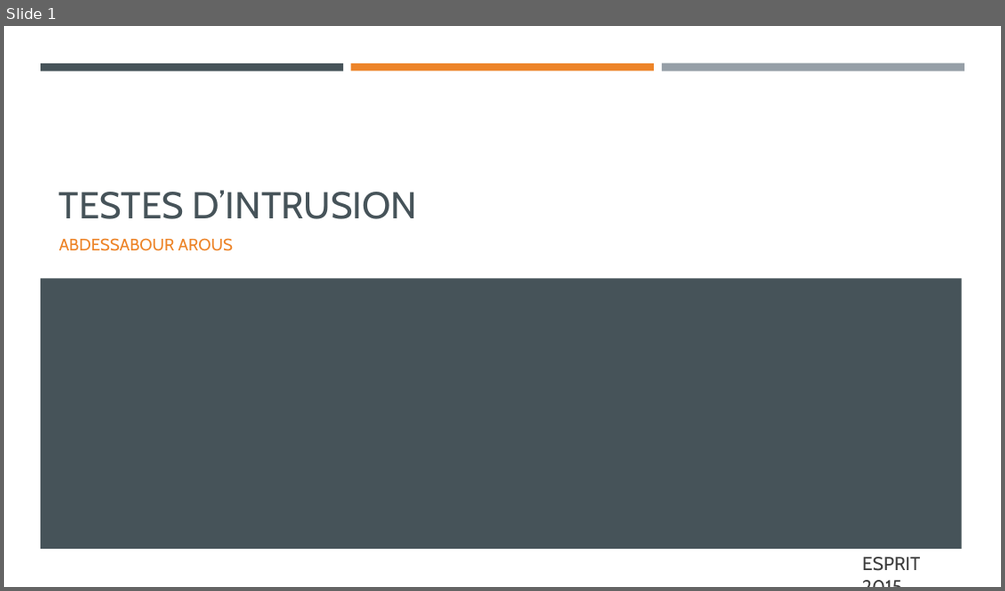
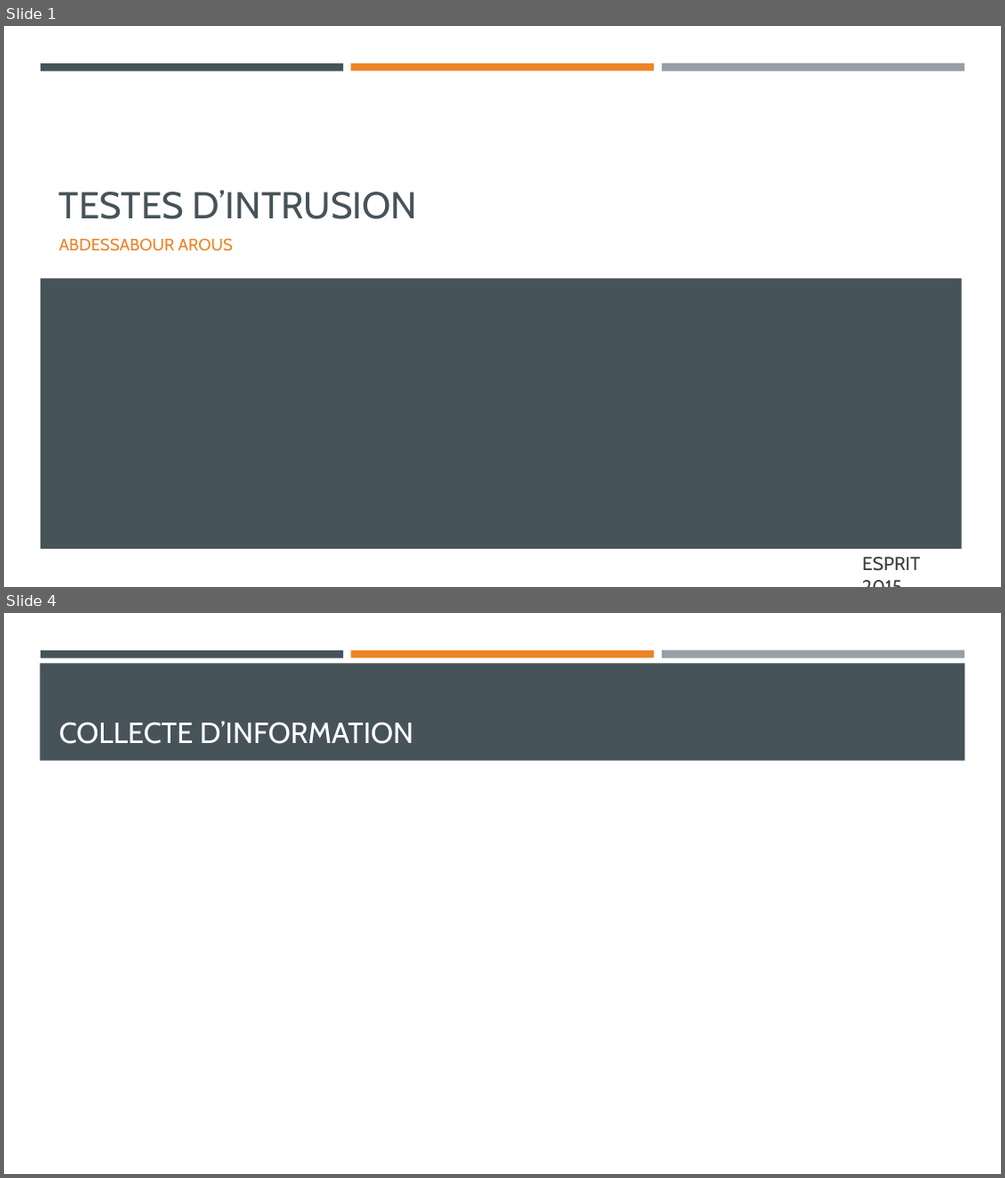
Before and after one commit to fksontini/NetworkSecurityClass, a slide deck: ESPRIT-4CINFO1-Mai-Juin-2015/Diapositives/7. Testes d'Intrusion.pptx. Shown one above the other, each under a label of ours: slide 1 before the commit, slides 1 and 4 after it; the slides between them are not shown. The pictures are 1005x591 and 1005x1178 pixels, drawn with LibreOffice and Linux fonts; fonts in the diff are those of the drawing. Boxes give left, top, right and bottom in pixels: in the first picture for what was removed or moved away, otherwise in the second. Text is boxed around its words. In the diff, an @@ line names an element or a change of style, - is before the commit and + after.

```diff
--- a/ESPRIT-4CINFO1-Mai-Juin-2015/Diapositives/7. Testes d'Intrusion.pptx
+++ b/ESPRIT-4CINFO1-Mai-Juin-2015/Diapositives/7. Testes d'Intrusion.pptx
@@ slide 4 added at (4,613,1001,1174), background #FFFFFF; not listed: 3 template elements that a slide beside it also shows @@
@@ rectangle added at (40,663,965,761), fill #465359 @@
@@ title added at (59,721,413,744), 28 pt, text #FFFFFF @@
+COLLECTE D’INFORMATION
```
Also in this commit, not shown: 6 other slides added, 2 other files.
